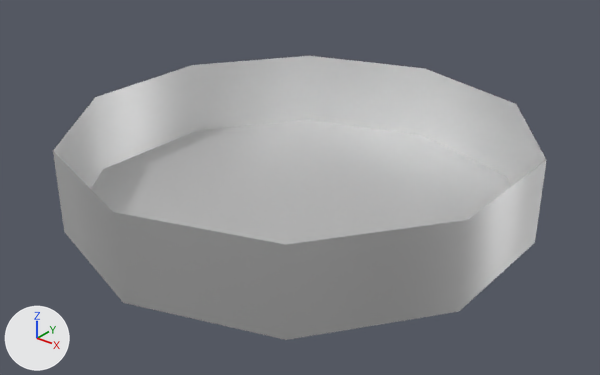
An edit to the glTF model asset_packs/props/Quaternius_Furniture/GLB/Light_Ceiling6.glb, drawn before and after from the same camera.
Both versions are drawn from a 50 mm camera at (0.522, -0.653, 0.312) aimed at (0.007, -0.01, -0.087). The lights are fixed; the arrows at lower left show +X, +Y and +Z. The first picture is the older version.

Objects in the first picture: 'Light_Ceiling6'.
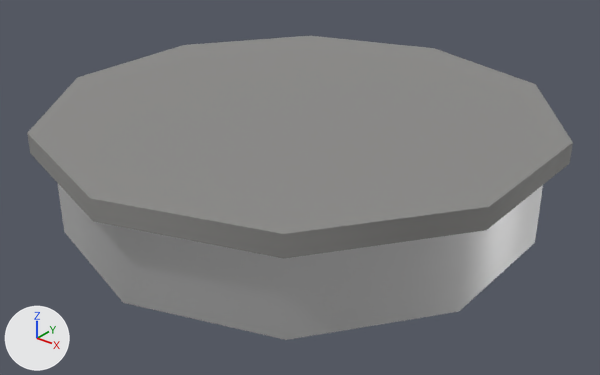
Changed parts and their boxes [x1, y1, x2, y2] in the pictures (600 x 375 px):
'Light_Ceiling6', surface changed
    both: [27, 36, 573, 264]

What the commit changed:
In material 'Grey' (mat_grey), alpha goes from 0.0 to 1.0.
